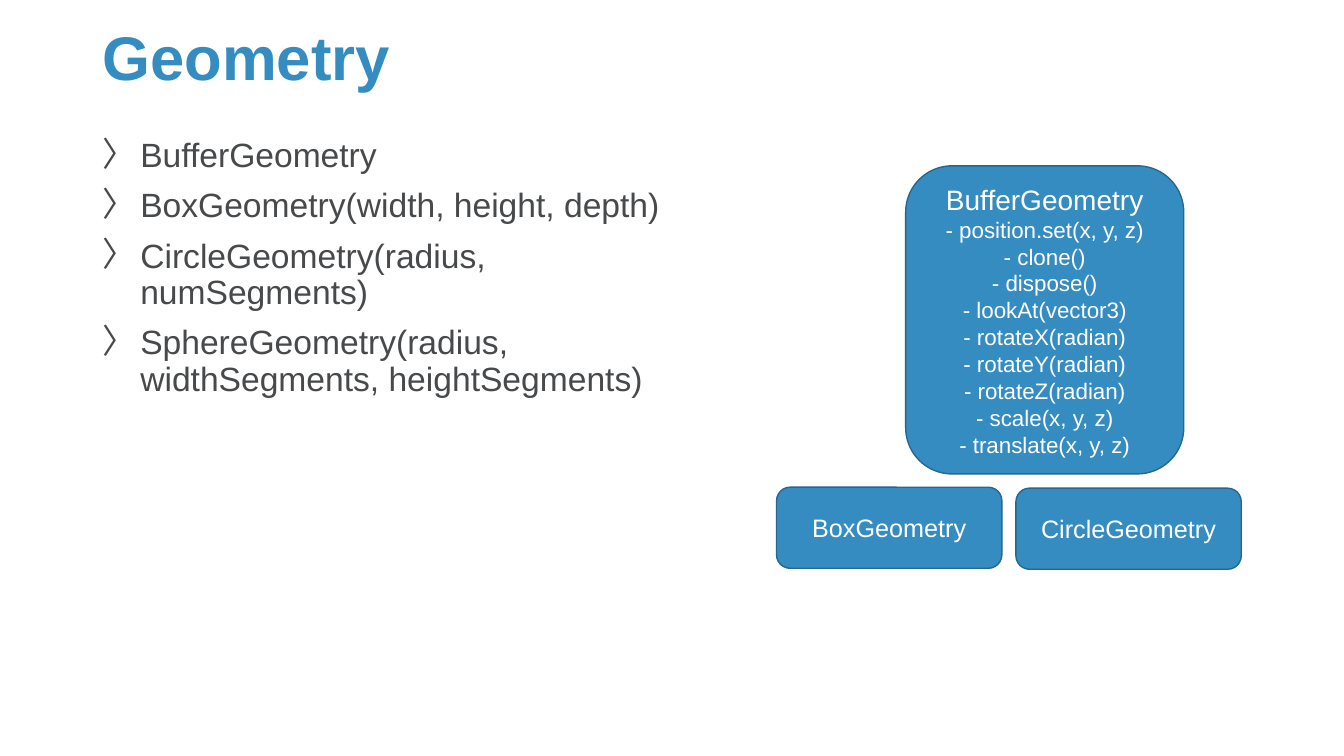
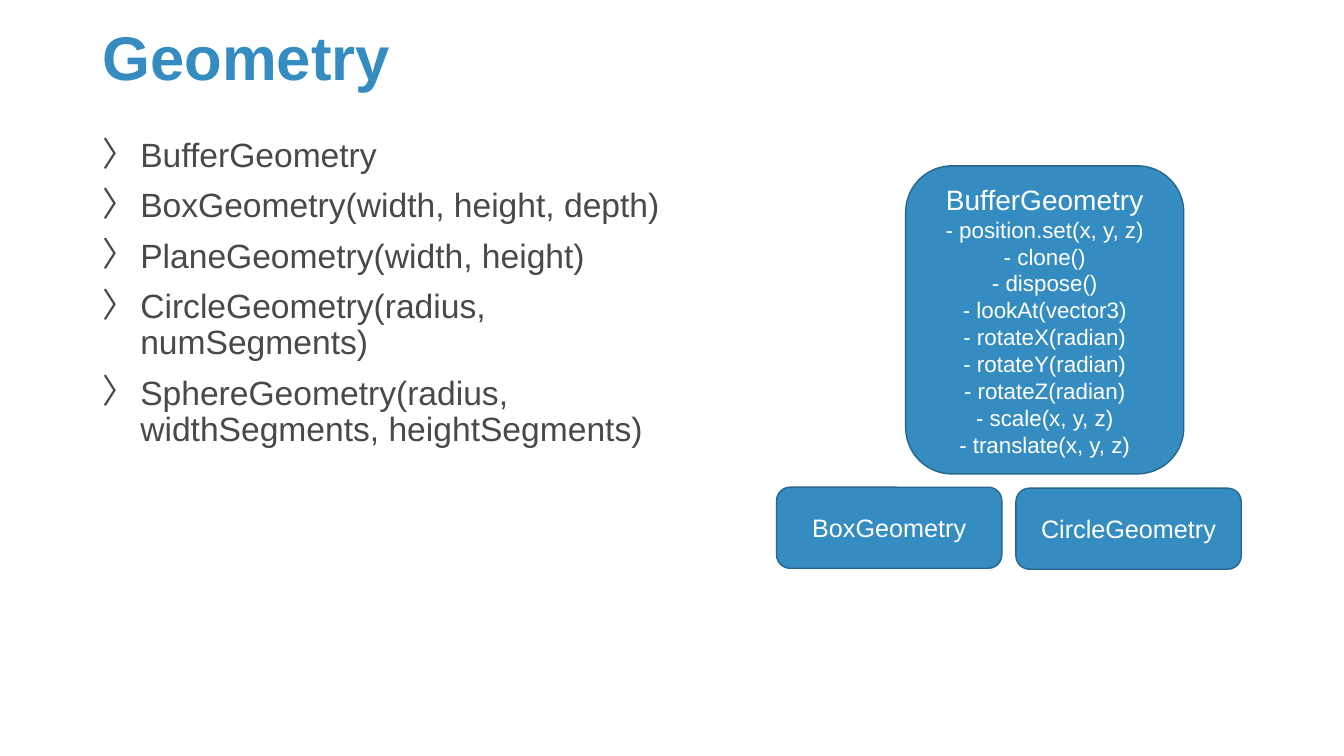
Before and after one commit to Sparks-Lu/TechNotes, a slide deck: slide 10 of Web/ThreeJS-Notes.pptx (slide 6 before the commit). Drawn at 1344x756 pixels with LibreOffice and Linux fonts; fonts in the diff are those of the drawing; background and template pictures are left out. Boxes give left, top, right and bottom in pixels: in the first picture for what was removed or moved away, otherwise in the second. Text is boxed around its words. In the diff, an @@ line names an element or a change of style, - is before the commit and + after.

```diff
--- a/Web/ThreeJS-Notes.pptx
+++ b/Web/ThreeJS-Notes.pptx
@@ text at [140,243,585,275]: paragraph added @@
+〉 PlaneGeometry(width, height)
```
Also in this commit, not shown: 3 other slides changed, 4 slides added, 10 other files.
